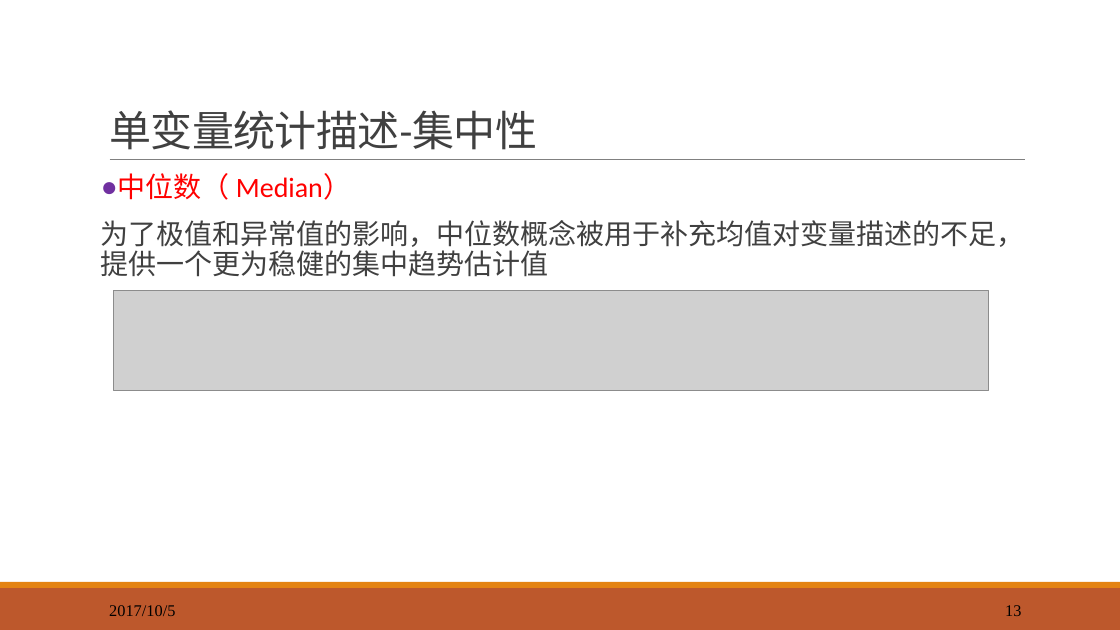
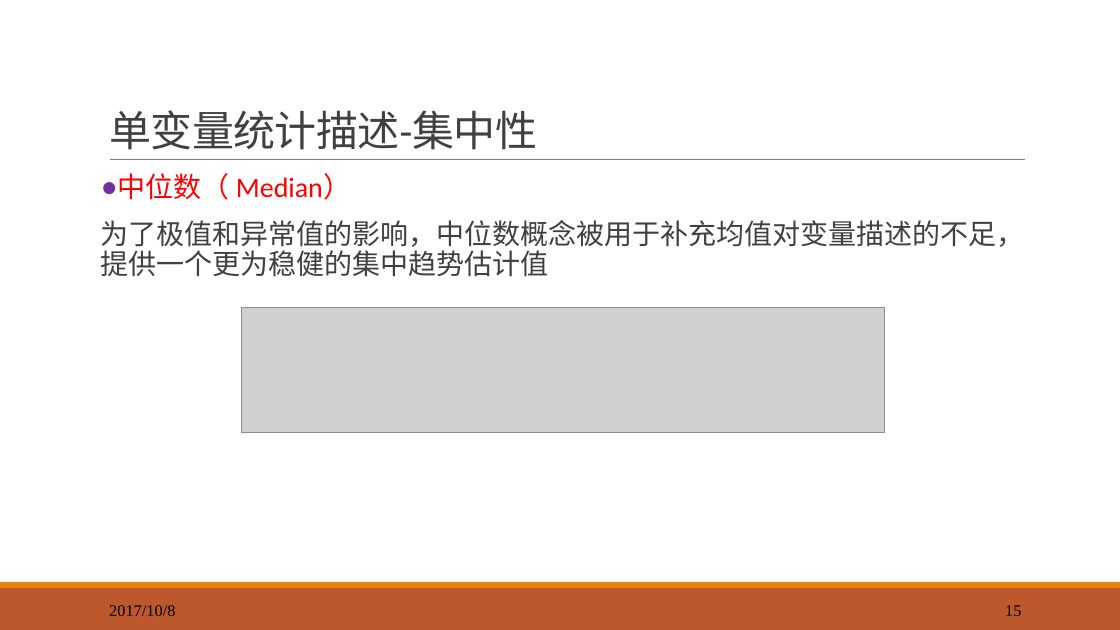
Before and after one commit to exoplanetX/DataAnalytics, a slide deck: slide 15 of 数据分析-3-探索性分析.pptx (slide 13 before the commit). Drawn at 1120x630 pixels with LibreOffice and Linux fonts; fonts in the diff are those of the drawing; grey boxes stand for pictures. Boxes give left, top, right and bottom in pixels: in the first picture for what was removed or moved away, otherwise in the second. Text is boxed around its words. In the diff, an @@ line names an element or a change of style, - is before the commit and + after.

```diff
--- a/数据分析-3-探索性分析.pptx
+++ b/数据分析-3-探索性分析.pptx
@@ picture removed at (113,291,989,391) @@
@@ picture added at (241,308,885,433) @@
@@ text at (109,605,175,616): text changed @@
-2017/10/5
+2017/10/8
@@ page number at (1005,605,1021,616): text changed @@
-13
+15
```
Also in this commit, not shown: 17 other slides changed, 5 slides added, 2 slides removed.
